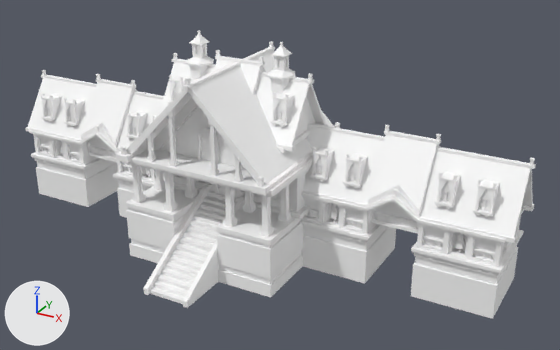
The glTF model assets/synty/simple_fantasy/models/SF_Bld_Elven_House_07.glb: old version first, new version second.
Rendered twice from a 50 mm lens placed at (0.628, -0.954, 0.639), pointed at (0.085, 0.032, 0.146). Lighting does not change. The marker at lower left points along +X, +Y and +Z.

The first picture shows 'SF_Bld_Elven_House_07'.
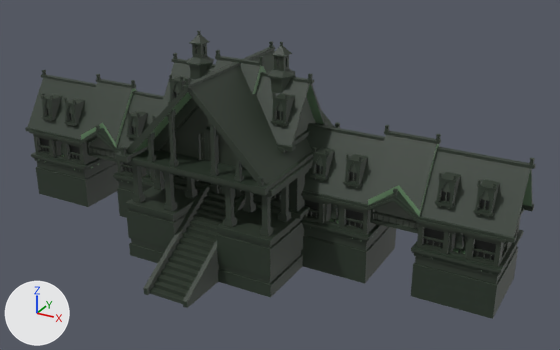
Location of each change, (x1, y1, x2, y2) in pixels of the pictures (560 x 350 px):
'SF_Bld_Elven_House_07', surface changed (white to black)
    both: (25, 31, 536, 319)

What changed in the scene script:
```text
Add img_undead_footman_01:
    img_undead_footman_01 = load_image('Undead_Footman_01', '_unpacked/Undead_Footman_01', 512, 512, 'sRGB')
Change mat_lambert1:
    add n3 = _N.new('ShaderNodeMix'); n3.name = 'Mix'
    add n3.data_type = 'RGBA'
    add n3.blend_type = 'MULTIPLY'
    add n3.inputs[0].default_value = 1.0  # 'Factor'
    add n4 = _N.new('ShaderNodeTexImage'); n4.name = 'Image Texture'
    add n4.image = img_undead_footman_01
    where n2 = _N.new('ShaderNodeVertexColor'); n2.name = 'Color Attribute'
    where n0 = _N.new('ShaderNodeBsdfPrincipled'); n0.name = 'Principled BSDF'
    remove _L.new(n2.outputs[0], n0.inputs[0])  # 'Color' to 'Base Color'
    add _L.new(n3.outputs[2], n0.inputs[0])  # 'Result' to 'Base Color'
    add _L.new(n2.outputs[0], n3.inputs[7])  # 'Color' to 'B'
    add _L.new(n4.outputs[0], n3.inputs[6])  # 'Color' to 'A'
```
